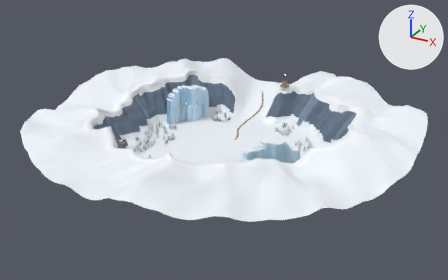
The glTF model models/crater_terrain.glb as it was, and as the next commit left it.
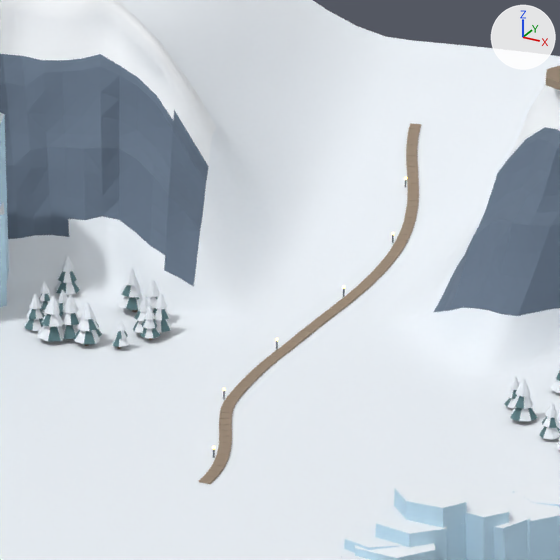
Each version appears first whole from a 50 mm lens placed at (34.1, -61.8, 31.6), pointed at (0.4, -0.5, 0.9), and next in a close-up on the part from 46% to 63% of the width and 27% to 54% of the height. Every picture has the same lights, and +X, +Y and +Z are marked at upper right. The last two pictures show the newer version. Vertices at exactly the same position are counted once.

The scene before the commit, as lines of its bpy script (objects in view):
```python
me_wilderness_snow_basin_mesh = bpy.data.meshes.new('Wilderness_Snow_Basin_Mesh')
me_wilderness_snow_basin_mesh.from_pydata(...)  # 18729 vertices, 34124 faces; spans x -23.8..23.5, y -23.6..23.7, z -0.7..6.0
me_wilderness_snow_basin_mesh.materials.append(mat_crater_snow)  # white #f1f7fd
me_wilderness_snow_basin_mesh.materials.append(mat_crater_cornicesnow)  # white #f8fcff
me_wilderness_snow_basin_mesh.materials.append(mat_crater_basaltrock)  # greyish blue #69798b
me_wilderness_snow_basin_mesh.materials.append(mat_crater_basaltslate)  # greyish blue #7e90a4
me_wilderness_snow_basin_mesh.materials.append(mat_crater_glacierice)  # blue #c5e6f8
me_wilderness_snow_basin_mesh.materials.append(mat_crater_deepice)  # blue #99c5e5
me_wilderness_snow_basin_mesh.materials.append(mat_crater_pinetrunk)  # brown #766555
me_wilderness_snow_basin_mesh.materials.append(mat_crater_pineneedle)  # cyan #5d7e84
me_wilderness_snow_basin_mesh.materials.append(mat_crater_coalseam)  # greyish blue #3f4550
me_wilderness_snow_basin_mesh.materials.append(mat_crater_ironorevein)  # brown #907665
me_wilderness_snow_basin_mesh.materials.append(mat_crater_ironwreck)  # greyish blue #656f7c
me_wilderness_snow_basin_mesh.materials.append(mat_crater_rusthull)  # brown #99765d
me_wilderness_snow_basin_mesh.materials.append(mat_crater_timber)  # brown #9e8b79
me_wilderness_snow_basin_mesh.materials.append(mat_crater_brass)  # beige #d7b881
me_wilderness_snow_basin_mesh.materials.append(mat_crater_warmglow)  # beige #ffd381, glowing orange #ffce76
ob_crater_glacier_terrain = bpy.data.objects.new('Crater_Glacier_Terrain', me_wilderness_snow_basin_mesh)
ob_crater_glacier_terrain.location = (0.0, 0.0, 0.0)
```
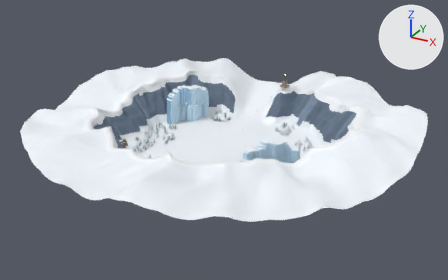
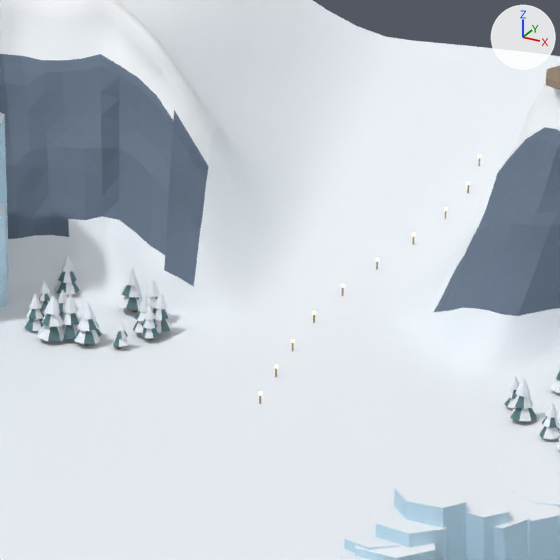
Scene script edits in JSON lines:
```json
{"block": "me_wilderness_snow_basin_mesh", "where": "# used by ob_crater_glacier_terrain; location = (0.0, 0.0, 0.0)"}
{"op": "remove", "block": "me_wilderness_snow_basin_mesh", "code": "me_wilderness_snow_basin_mesh.from_pydata(...)  # 18729 vertices, 34124 faces; spans x -23.8..23.5, y -23.6..23.7, z -0.7..6.0"}
{"op": "add", "block": "me_wilderness_snow_basin_mesh", "code": "me_wilderness_snow_basin_mesh.from_pydata(...)  # 18265 vertices, 33428 faces; spans x -23.8..23.5, y -23.6..23.7, z -0.7..6.0"}
{"block": "me_wilderness_snow_basin_mesh", "change": "me_wilderness_snow_basin_mesh part 1: 66 loose pieces with 528 vertices, spanning x -3.8..0.0, y 3.7..19.2, z -0.5..0.5, are deleted"}
{"block": "me_wilderness_snow_basin_mesh", "change": "me_wilderness_snow_basin_mesh part 2"}
{"block": "me_wilderness_snow_basin_mesh", "change": "21 vertices are removed from x -1.6..0.1, y 3.4..13.0, z -0.5..-0.1"}
{"block": "me_wilderness_snow_basin_mesh", "change": "51 faces are deleted"}
{"block": "me_wilderness_snow_basin_mesh", "change": "20 vertices move from x -1.6..0.1, y 3.2..12.7, z -0.5..-0.2 to x -1.6..-1.2, y 9.2..15.5, z -0.5..0.2"}
{"block": "me_wilderness_snow_basin_mesh", "change": "13 vertices are added at x -1.6..-1.3, y 9.2..15.5, z -0.5..0.2"}
{"block": "me_wilderness_snow_basin_mesh", "change": "39 new faces join them, mat_crater_timber (brown #9e8b79)"}
{"block": "me_wilderness_snow_basin_mesh", "change": "other edits to the shape of me_wilderness_snow_basin_mesh do not show in these pictures"}
```

Where the change shows, as pixel boxes (x1, y1, x2, y2) in the close-ups (560 x 560 px; the box of a moved part takes in the faces that stretch with it):
```json
{"part": 1, "of": "me_wilderness_snow_basin_mesh", "change": "deleted", "before": [209, 123, 421, 472]}
{"part": 2, "of": "me_wilderness_snow_basin_mesh", "change": "moved or reshaped", "before": [199, 267, 388, 484], "after": [292, 211, 447, 351]}
```
